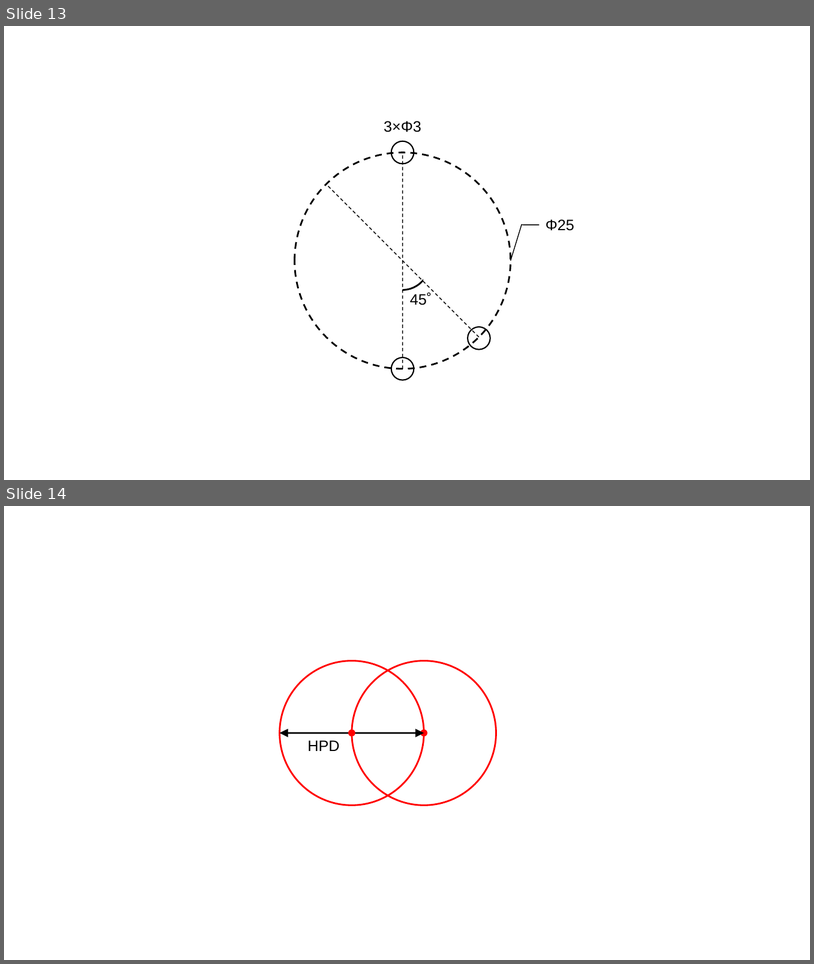
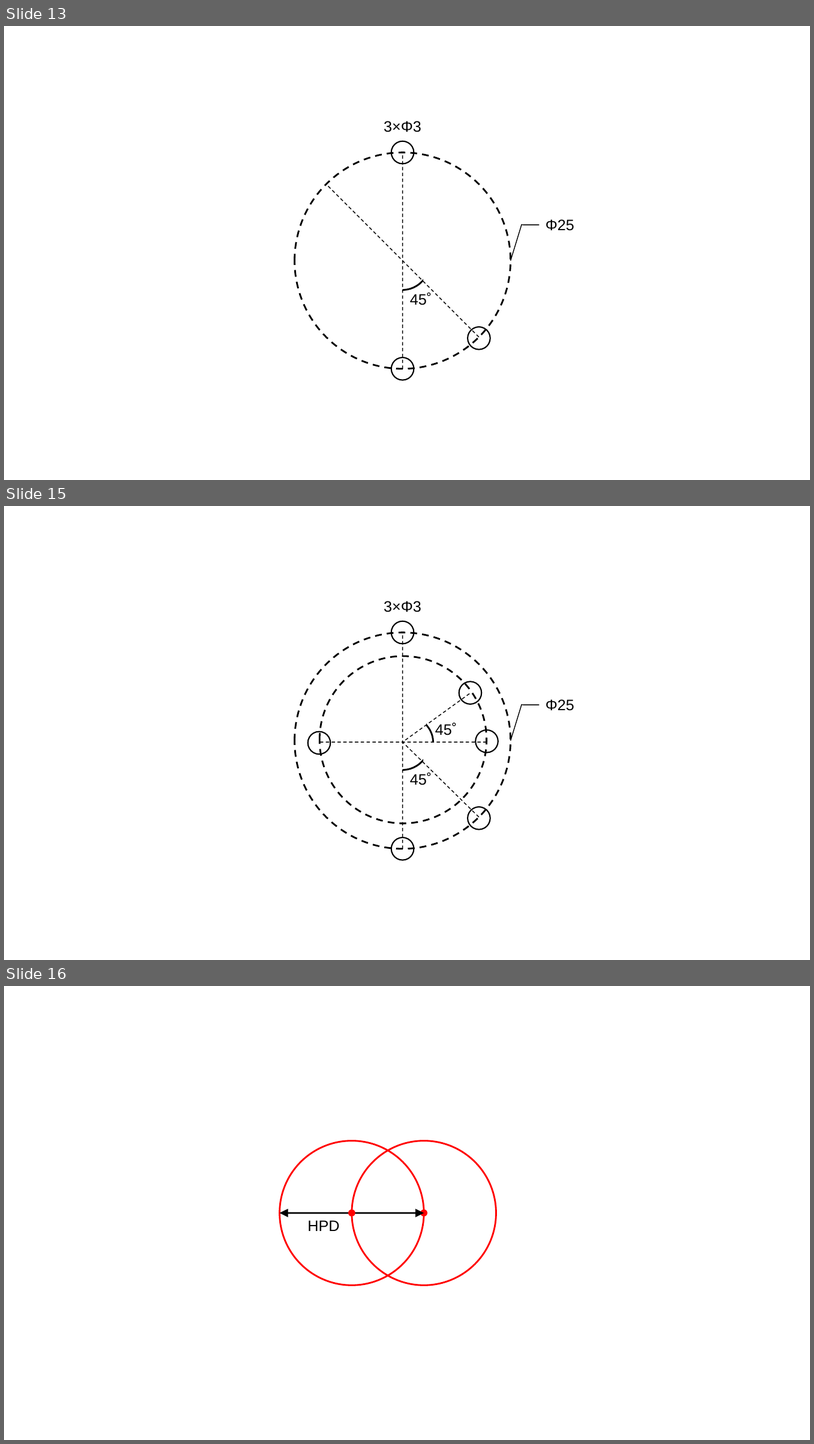
Before and after one commit to dieu-detruit/bachelor-thesis, a slide deck: illustration/illusts.pptx. Shown one above the other, each under a label of ours: slides 13 and 14 before the commit, slides 13, 15 and 16 after it; the slides between them are not shown. The pictures are 814x964 and 814x1444 pixels, drawn with LibreOffice and Linux fonts; fonts in the diff are those of the drawing. Boxes give left, top, right and bottom in pixels: in the first picture for what was removed or moved away, otherwise in the second. Text is boxed around its words. In the diff, an @@ line names an element or a change of style, - is before the commit and + after.

```diff
--- a/illustration/illusts.pptx
+++ b/illustration/illusts.pptx
@@ slide 15 added at box(4, 506, 810, 960), background #FFFFFF @@
@@ text added at box(384, 601, 422, 612), 18 pt, text #000000 @@
+3×Φ3
@@ ellipse added at box(392, 621, 414, 643), outline #000000 1.5 pt @@
@@ ellipse added at box(295, 633, 511, 849), outline #000000 2 pt dashed @@
@@ line added from (402, 849) to (402, 633), #000000 0.99 pt dashed @@
@@ ellipse added at box(320, 656, 487, 823), outline #000000 2 pt dashed @@
@@ ellipse added at box(459, 681, 482, 704), outline #000000 1.5 pt @@
@@ line added from (470, 694) to (402, 742), #000000 0.99 pt dashed @@
@@ text added at box(546, 699, 575, 711), 18 pt, text #000000 @@
+Φ25
@@ arch (boxed as its full ring) added at box(375, 711, 431, 770), fill #000000, outline #000000 2 pt @@
@@ arch (boxed as its full ring) added at box(387, 718, 434, 767), fill #000000, outline #000000 2 pt @@
@@ line added from (511, 741) to (522, 704), #000000 0.99 pt @@
@@ line added from (522, 705) to (539, 705), #000000 0.99 pt @@
@@ ellipse added at box(308, 732, 330, 754), outline #000000 1.5 pt @@
@@ text added at box(435, 723, 457, 735), 18 pt, text #000000 @@
+45˚
@@ ellipse added at box(476, 730, 498, 752), outline #000000 1.5 pt @@
@@ line added from (487, 742) to (318, 742), #000000 0.99 pt dashed @@
@@ line added from (479, 817) to (402, 742), #000000 0.99 pt dashed @@
@@ text added at box(410, 772, 432, 785), 18 pt, text #000000 @@
+45˚
@@ ellipse added at box(468, 807, 491, 829), outline #000000 1.5 pt @@
@@ ellipse added at box(392, 838, 414, 860), outline #000000 1.5 pt @@
@@ what was slide 14 is now slide 16 @@
```
Also in this commit, not shown: 1 slide changed, 1 other slide added, 7 other files.
